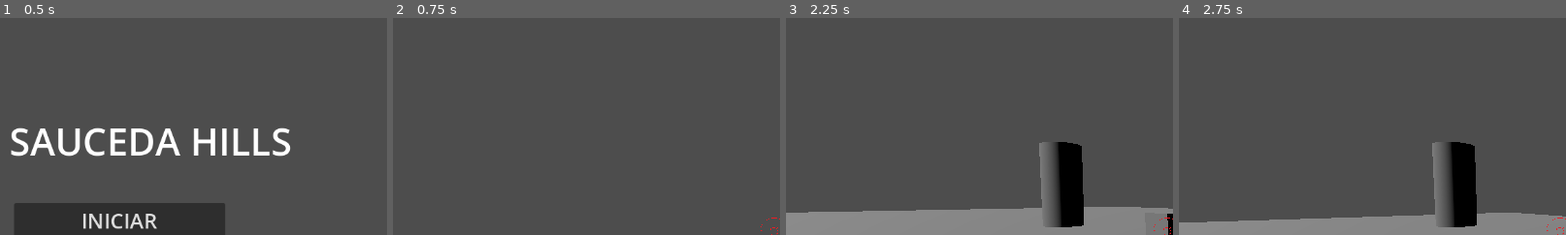
Above: before the commit, frames 1-4 (left to right).
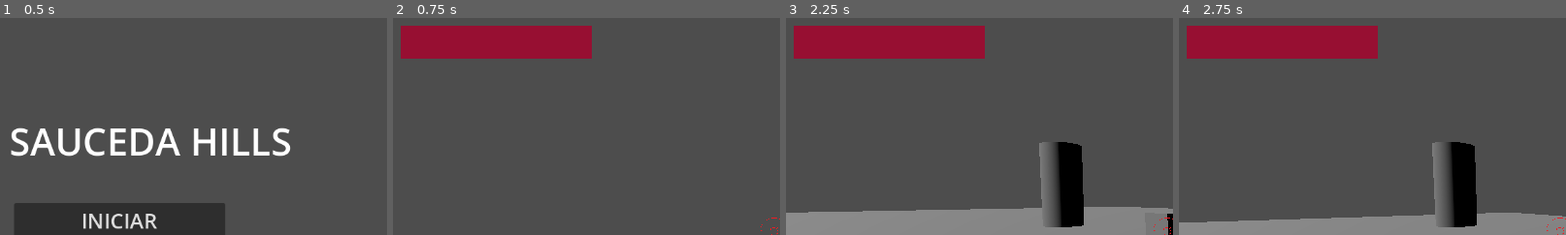
Above: after the commit, the same moments.

Repository: furbomasterwea/SaucedaHill
Game: Godot game, scene res://Script/UI/menu.tscn
Same seed, same stepped clock (60 frames per second), same inputs: the game is played once before the commit and once after it.
Inputs (mouse positions are % of the whole screen's width and height, from its top left):
- Up to frame 1 (0.5 s): no input
- Up to frame 2 (0.75 s): click "INICIAR" at 0.5 s
- Up to frame 3 (2.25 s): tap Enter (ui_accept) at 1.25, 1.52 s; move the mouse to (72, 45) at 1.27 s; hold D (right) 1.28-2.03 s; tap E (Interaction) at 1.35, 2.1 s; click (72, 45) at 1.42 s; move the mouse to (45, 50) at 2.02 s; hold W (forward) from 2.03 s (still down)
- Up to frame 4 (2.75 s): keep holding W (forward); tap Enter (ui_accept) at 2.27 s
The pictures show only the part of the screen within x 1-51%, y 1-51%; the shares and areas given below are measured in that part.

Frame 1 is identical in both runs. In frame 2, 7.5% of the frame differs, in the area x 2-52%, y 3-19%; in frame 3, 7.5%; in frame 4, 7.5%.

Commit message:
Sistema de vida incompleto
cree el sistema y la barra de vida pero no se puede acceder al valor de la barra de vida desde la funcion para actualizarla

Diff:
--- a/Jugador/Jugador.gd
+++ b/Jugador/Jugador.gd
@@ -3,9 +3,22 @@
 
 const SPEED = 5.0
 const JUMP_VELOCITY = 4.5
+var gravity = ProjectSettings.get_setting("physics/3d/default_gravity")
 
+#Codigo de la barra de vida
+######################################################################
+@onready var barra_vida: ProgressBar = $GUI/barraVida
+var vida = 100
+#Inicializa el valor de la vida (o asi lo entendi)
+func _ready():
+	barra_vida.value = vida
 
-var gravity = ProjectSettings.get_setting("physics/3d/default_gravity")
+func actualizarVida(cantidad : int):
+	vida = vida + cantidad
+	barra_vida.value = vida
+	print(vida)
+######################################################################
+
 
 #Codigo de la camara
 @onready var neck := $Neck
--- a/Jugador/jugador.tscn
+++ b/Jugador/jugador.tscn
@@ -9,6 +9,12 @@
 
 [sub_resource type="CylinderShape3D" id="CylinderShape3D_ub2b3"]
 height = 1.5
+
+[sub_resource type="StyleBoxFlat" id="StyleBoxFlat_o60i5"]
+bg_color = Color(0.243137, 0.254902, 0.243137, 1)
+
+[sub_resource type="StyleBoxFlat" id="StyleBoxFlat_or4c3"]
+bg_color = Color(0.592157, 0.0588235, 0.196078, 1)
 
 [node name="Jugador" type="CharacterBody3D"]
 script = ExtResource("1_erek2")
@@ -40,3 +46,14 @@
 grow_vertical = 2
 texture = ExtResource("3_qigcr")
 expand_mode = 1
+
+[node name="GUI" type="CanvasLayer" parent="."]
+
+[node name="barraVida" type="ProgressBar" parent="GUI"]
+offset_left = 21.0
+offset_top = 19.0
+offset_right = 306.0
+offset_bottom = 68.0
+theme_override_styles/background = SubResource("StyleBoxFlat_o60i5")
+theme_override_styles/fill = SubResource("StyleBoxFlat_or4c3")
+show_percentage = false
--- a/Mecanicas/AreaCaja.gd
+++ b/Mecanicas/AreaCaja.gd
@@ -1,6 +1,4 @@
 extends Area3D
-
-
 
 # Called when the node enters the scene tree for the first time.
 func _ready() -> void:
@@ -8,18 +6,17 @@
 	pass # Replace with function body.
 
 var dialog_system = preload("res://Mecanicas/text_box.tscn").instantiate()
+
 func call_dialog_system():
 	if not has_node("DialogSystem01"):
 		add_child(dialog_system)
-	dialog_system.add_new_output("Por que interactuas con una caja? ")
+	dialog_system.hablar("Por que interactuas con una caja? ")
 # Called every frame. 'delta' is the elapsed time since the previous frame.
+
+
+
+
 func _process(delta: float) -> void:
 
 
 	pass
-
-
-""" Interaccion con areas, ya no se utiliza....
-func _on_body_entered(body):
-	print("entro")
-"""
--- a/Mecanicas/Interact/interactable.gd
+++ b/Mecanicas/Interact/interactable.gd
@@ -9,12 +9,3 @@
 func interact(body):
 	print(body.name, " interactuo con ", name)
 	interacted.emit(body)
-
-
-"""
-var dialog_system = preload("res://Mecanicas/text_box.tscn").instantiate()
-func call_dialog_system():
-	if not has_node("DialogSystem01"):
-		add_child(dialog_system)
-	dialog_system.add_new_output("Por que interactuas con una caja? ")
-"""
--- a/Mecanicas/caja.tscn
+++ b/Mecanicas/caja.tscn
@@ -16,3 +16,4 @@
 shape = SubResource("BoxShape3D_643gw")
 
 [connection signal="body_entered" from="." to="." method="_on_body_entered"]
+[connection signal="interacted" from="." to="." method="_on_interacted"]
--- a/Mecanicas/piramide.gd
+++ b/Mecanicas/piramide.gd
@@ -2,7 +2,7 @@
 
 
 var dialog_system = preload("res://Mecanicas/text_box.tscn").instantiate()
-
+var jugador = preload("res://Jugador/jugador.tscn").instantiate()
 #comentario de prueba, washalo y me dices
 
 func _on_interacted(body):
@@ -10,3 +10,4 @@
 	dialog_system.hablar("ESTO ES UN DIALOGO")
 	$AudioStreamPlayer.play()
 	print("aaaaaaaaa")
+	jugador.actualizarVida(-10)
Not shown: 1 places in Jugador/jugador.tscn that only renumber resources
Not shown, added: niveles/niv288F.tmp
Not shown, added: niveles/nivFDCD.tmp
